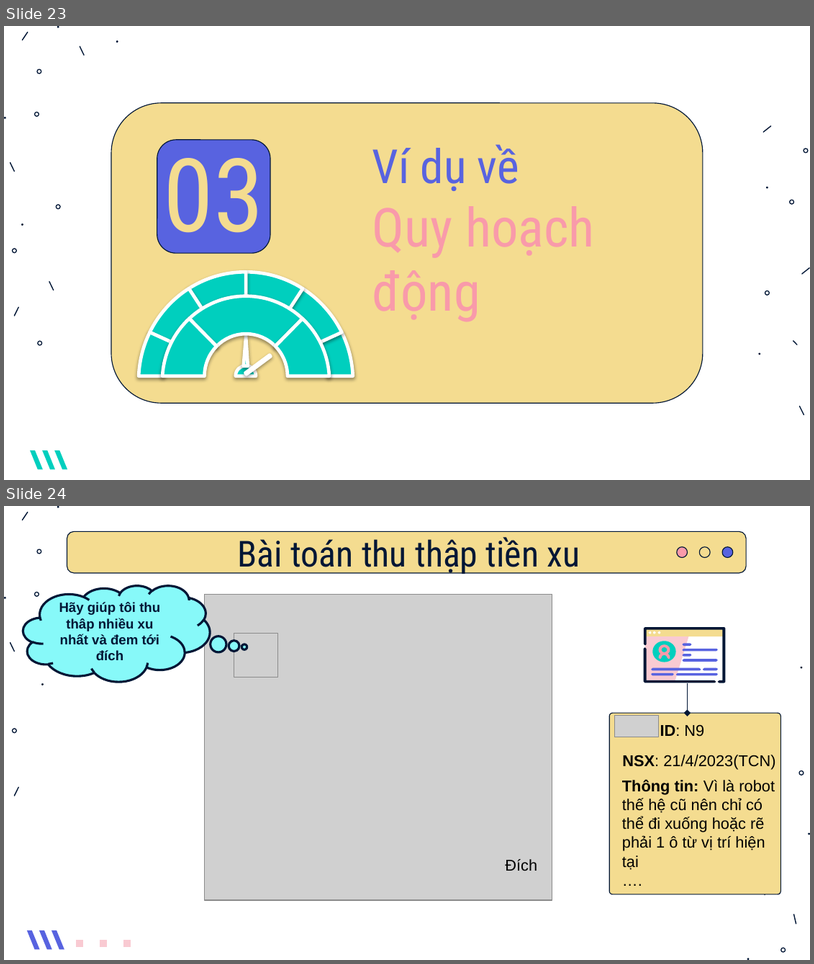
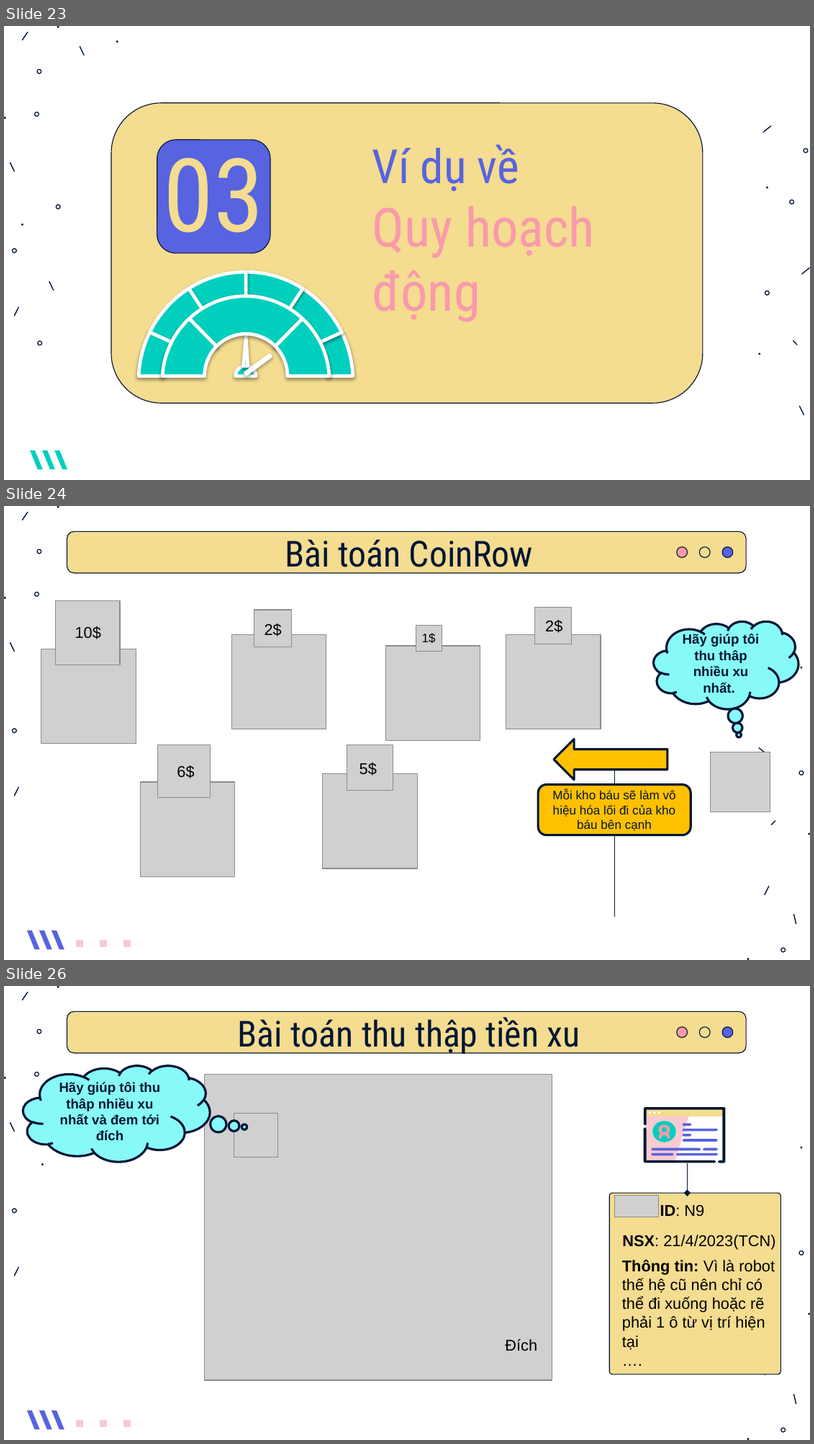
Before and after one commit to Tox1cCoder/CS112, a slide deck: Slide.pptx. Shown one above the other, each under a label of ours: slides 23 and 24 before the commit, slides 23, 24 and 26 after it; the slides between them are not shown. The pictures are 814x964 and 814x1444 pixels, drawn with LibreOffice and Linux fonts; fonts in the diff are those of the drawing; grey boxes stand for pictures. Boxes give left, top, right and bottom in pixels: in the first picture for what was removed or moved away, otherwise in the second. Text is boxed around its words. In the diff, an @@ line names an element or a change of style, - is before the commit and + after.

```diff
--- a/Slide.pptx
+++ b/Slide.pptx
@@ slide 24 added at [4,506,810,960], background #FFFFFF; not listed: 22 template elements that a slide beside it also shows @@
@@ rounded rectangle added at [67,532,747,573], fill #F4DC90, outline #011635 0.75 pt @@
@@ text added at [286,539,533,576], 32 pt, text #011635 @@
+Bài toán CoinRow
@@ freeform shape added at [677,547,688,558], fill #F99AAA, outline #011635 0.75 pt @@
@@ freeform shape added at [700,547,710,558], fill #F4DC90, outline #011635 0.75 pt @@
@@ freeform shape added at [723,547,733,558], fill #5863E0, outline #011635 0.75 pt @@
@@ picture added at [56,600,120,665] @@
@@ picture added at [255,610,292,647] @@
@@ picture added at [535,607,573,644] @@
@@ text added at [75,626,101,639], 14 pt, text #000000 @@
+10$
@@ picture added at [232,634,326,728] @@
@@ text added at [265,623,282,636], 14 pt, text #000000 @@
+2$
@@ picture added at [416,626,442,651] @@
@@ text added at [422,633,436,643], 11 pt, text #000000 @@
+1$
@@ picture added at [507,634,601,728] @@
@@ text added at [545,620,563,633], 14 pt, text #000000 @@
+2$
@@ thought cloud added at [654,621,799,709], fill #87F9F9, outline #011635 2 pt, 12 pt, text #011635, bold @@
+Hãy giúp tôi thu thâp nhiều xu nhất.
@@ picture added at [41,649,136,743] @@
@@ picture added at [386,646,480,740] @@
@@ left arrow added at [554,739,668,780], fill #FFC000, outline #011635 2 pt @@
@@ picture added at [158,745,211,797] @@
@@ picture added at [347,745,394,790] @@
@@ text added at [360,762,377,775], 14 pt, text #000000 @@
+5$
@@ picture added at [710,752,771,813] @@
@@ freeform shape added at [759,747,768,754], fill #011635 @@
@@ picture added at [140,782,234,876] @@
@@ text added at [177,765,194,778], 14 pt, text #000000 @@
+6$
@@ picture added at [322,774,417,868] @@
@@ rounded rectangle added at [539,784,691,835], fill #FFC000, outline #011635 2 pt, 11 pt, text #011635 @@
+Mỗi kho báu sẽ làm vô hiệu hóa lối đi của kho báu bên cạnh
@@ line added from (615, 784) to (615, 768), #011635 0.75 pt @@
@@ freeform shape added at [771,821,776,826], fill #011635 @@
@@ line added from (615, 835) to (615, 916), #011635 0.75 pt @@
@@ what was slide 24 is now slide 26 @@
```
Also in this commit, not shown: 4 slides changed, 2 other slides added.
